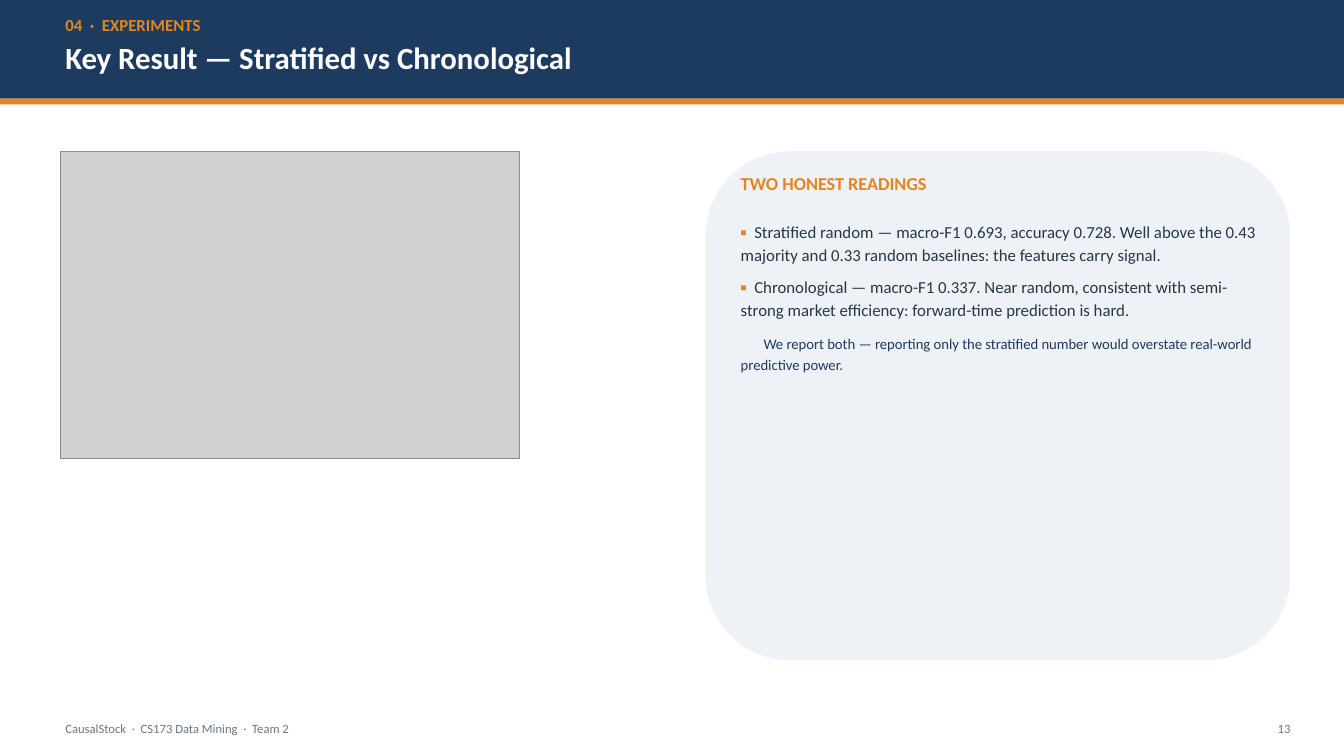
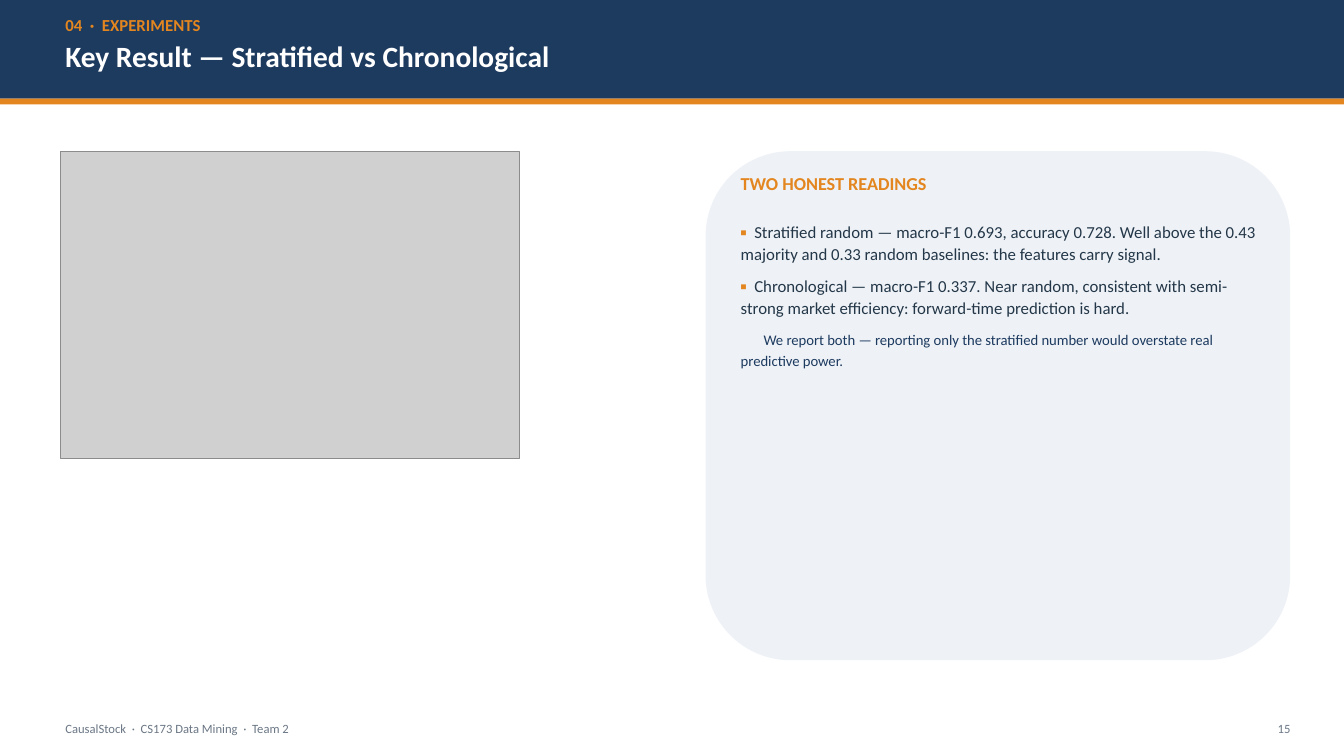
Before and after one commit to LovelyC-kx/dddmmm, a slide deck: slide 15 of DirectionA/docs/final-deck/CausalStock_CS173_Final_EN.pptx (slide 13 before the commit). Drawn at 1344x756 pixels with LibreOffice and Linux fonts; fonts in the diff are those of the drawing; grey boxes stand for pictures. Boxes give left, top, right and bottom in pixels: in the first picture for what was removed or moved away, otherwise in the second. Text is boxed around its words. In the diff, an @@ line names an element or a change of style, - is before the commit and + after.

```diff
--- a/DirectionA/docs/final-deck/CausalStock_CS173_Final_EN.pptx
+++ b/DirectionA/docs/final-deck/CausalStock_CS173_Final_EN.pptx
@@ text "Key Result — Stratified vs ..." at (65,46,550,72): size 22 to 21 pt @@
@@ text at (741,226,1256,317): line spacing 1.14 to 1.13; less space between paragraphs @@
@@ text at (741,334,1213,369): text changed @@
-We report both — reporting only the stratified number would overstate real-world predictive power.
+We report both — reporting only the stratified number would overstate real predictive power.
```
Also in this commit, not shown: 15 other slides changed, 3 slides added, 4 other files.
